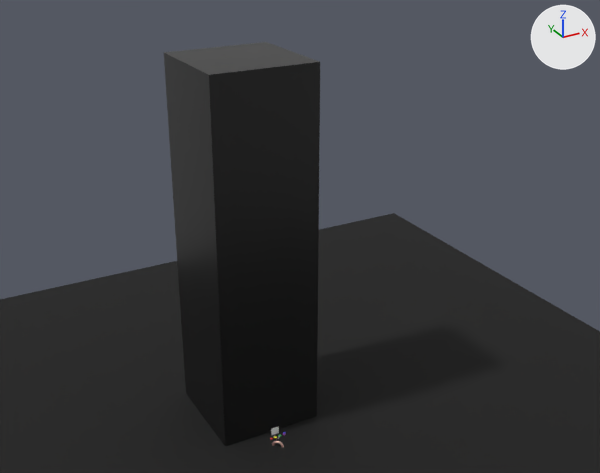
The glTF model models/soba/soba.gltf, before and after one commit.
The view is the same before and after, from a 50 mm lens placed at (-254.0, -494.0, 425.0), pointed at (19.0, 3.0, 177.0). Every picture has the same lights, and +X, +Y and +Z are marked at upper right. The first picture is the older version. Where no turn or scale is listed for an object, it has been applied to the vertices.
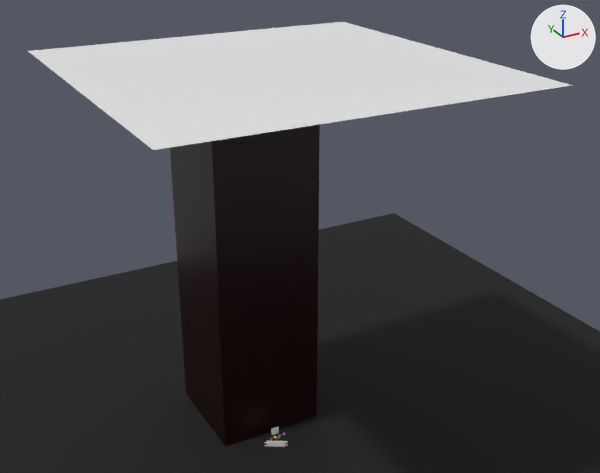
Where the change shows, as pixel boxes [x1, y1, x2, y2] in the pictures (600 x 473 px):
```json
{"object": "Plane.002", "change": "added", "after": [28, 22, 571, 150]}
{"object": "Cube.005", "change": "added", "after": [264, 440, 288, 447]}
```

Scene script edits in JSON lines:
```json
{"op": "add", "block": "mat_material_002", "code": ["mat_material_002 = principled_material('Material.002')", "mat_material_002.base_color = (0.8, 0.8, 0.8)  # white #e7e7e7"]}
{"op": "add", "block": "mat_material_003", "code": ["mat_material_003 = principled_material('Material.003')", "mat_material_003.base_color = (0.8, 0.8, 0.8)  # white #e7e7e7"]}
{"op": "add", "block": "me_plane_002", "code": ["me_plane_002 = bpy.data.meshes.new('Plane.002')", "me_plane_002.from_pydata([(-134.0, -134.0, 0.0), (134.0, -134.0, 0.0), (-134.0, 134.0, 0.0), (134.0, 134.0, 0.0)], [], [(0, 2, 3), (0, 3, 1)])", "me_plane_002.materials.append(mat_material_002)  # white #e7e7e7"]}
{"op": "add", "block": "me_cube_005", "code": ["me_cube_005 = bpy.data.meshes.new('Cube.005')", "me_cube_005.from_pydata(...)  # 384 vertices, 744 faces; spans x -2.3..14.2, y -9.6..2.3, z -1.0..4.6", "me_cube_005.materials.append(mat_material_003)  # white #e7e7e7"]}
{"op": "add", "block": "ob_plane_002", "code": ["ob_plane_002 = bpy.data.objects.new('Plane.002', me_plane_002)", "ob_plane_002.location = (0.0, 0.0, 305.8)"]}
{"op": "add", "block": "ob_cube_005", "code": ["ob_cube_005 = bpy.data.objects.new('Cube.005', me_cube_005)", "ob_cube_005.location = (-12.5, -0.9, 0.3)"]}
```
